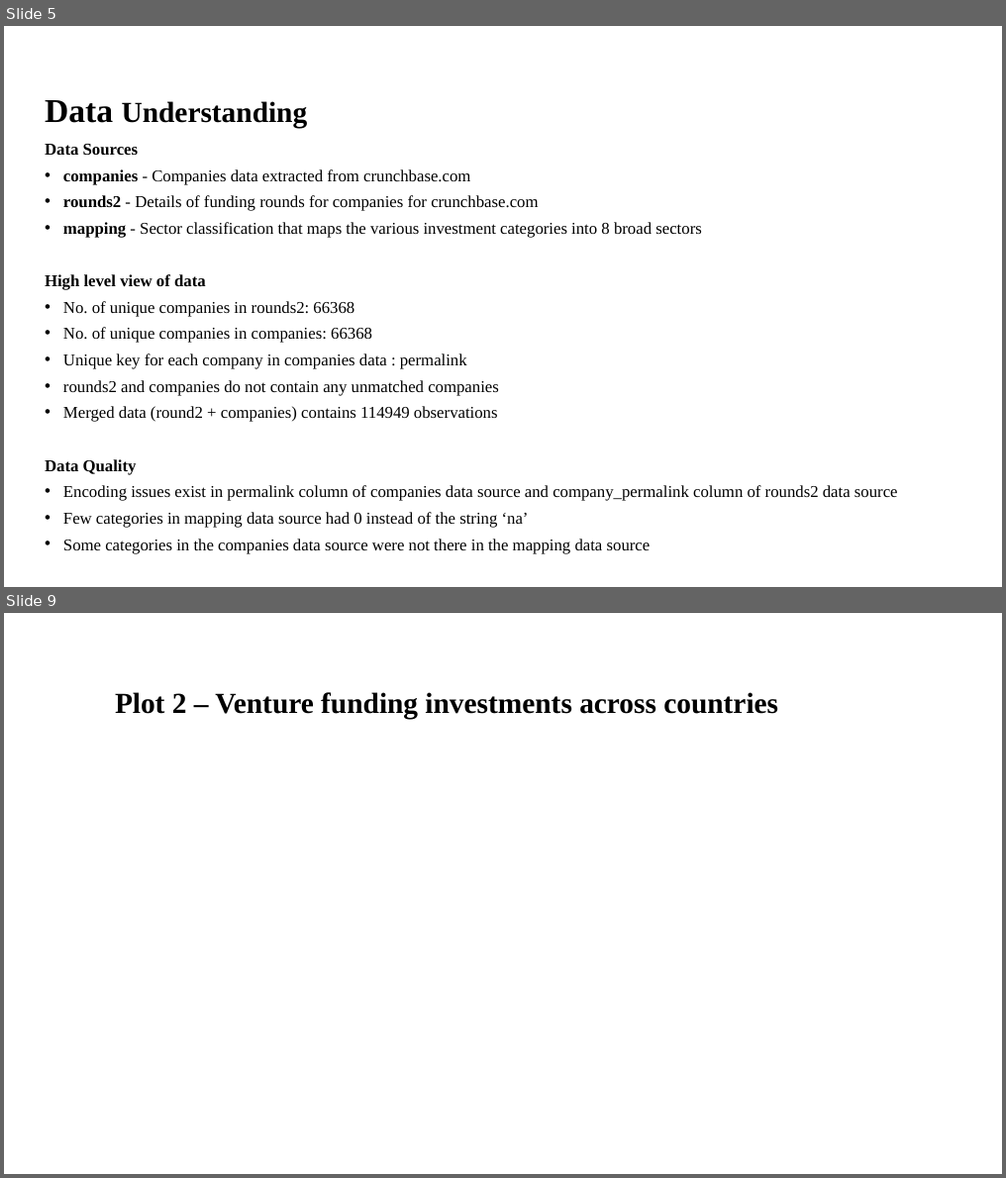
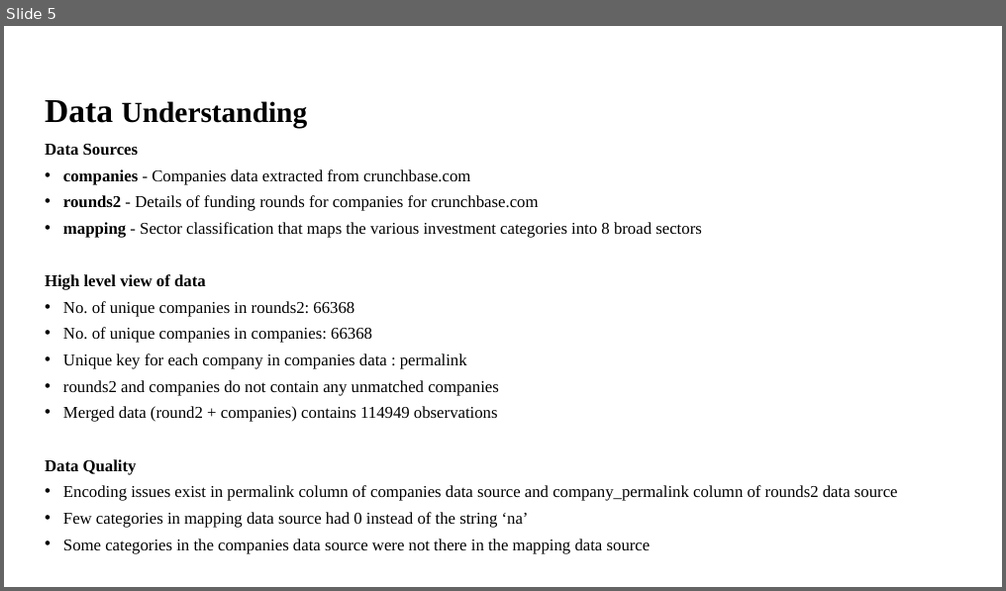
Before and after one commit to Nanditha-G-N/Machine-Learning-Case-Studies, a slide deck: Spark Funds Presentation.pptx. Shown one above the other, each under a label of ours: slides 5 and 9 before the commit, slide 5 after it; the slides between them are not shown. The pictures are 1006x1178 and 1006x591 pixels, drawn with LibreOffice and Linux fonts; fonts in the diff are those of the drawing; background and template pictures are left out. Boxes give left, top, right and bottom in pixels: in the first picture for what was removed or moved away, otherwise in the second. Text is boxed around its words. In the diff, an @@ line names an element or a change of style, - is before the commit and + after.

```diff
--- a/Spark Funds Presentation.pptx
+++ b/Spark Funds Presentation.pptx
@@ slide 9 removed at [4, 613, 1002, 1174], background #FFFFFF @@
@@ title removed at [115, 692, 778, 720] @@
-Plot 2 – Venture funding investments across countries
```
Also in this commit, not shown: 3 slides changed, 5 slides added, 4 other slides removed.
